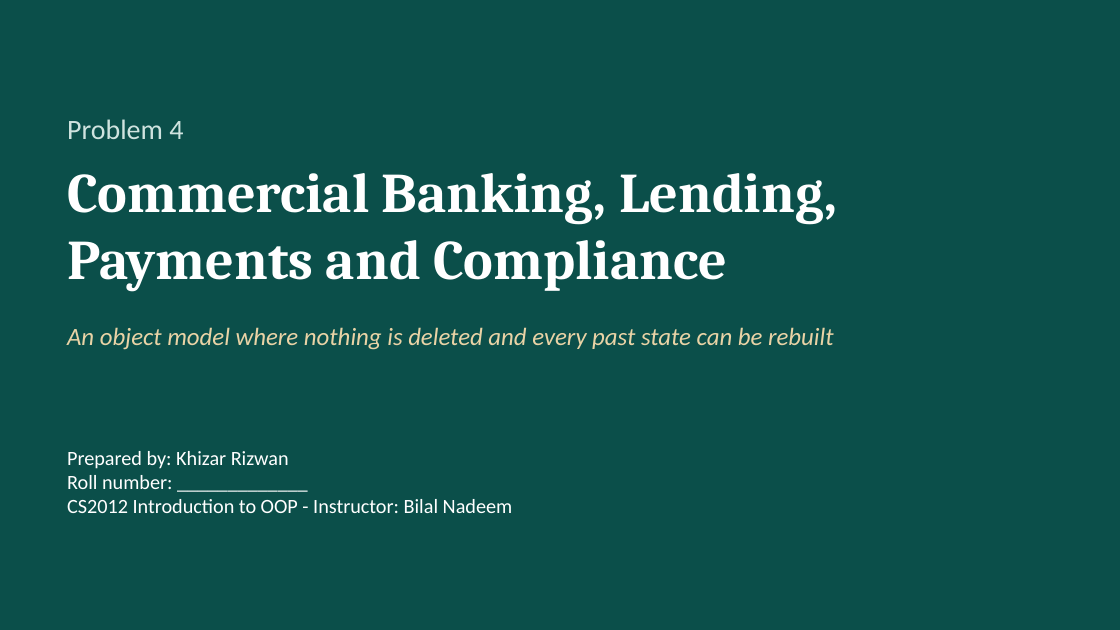
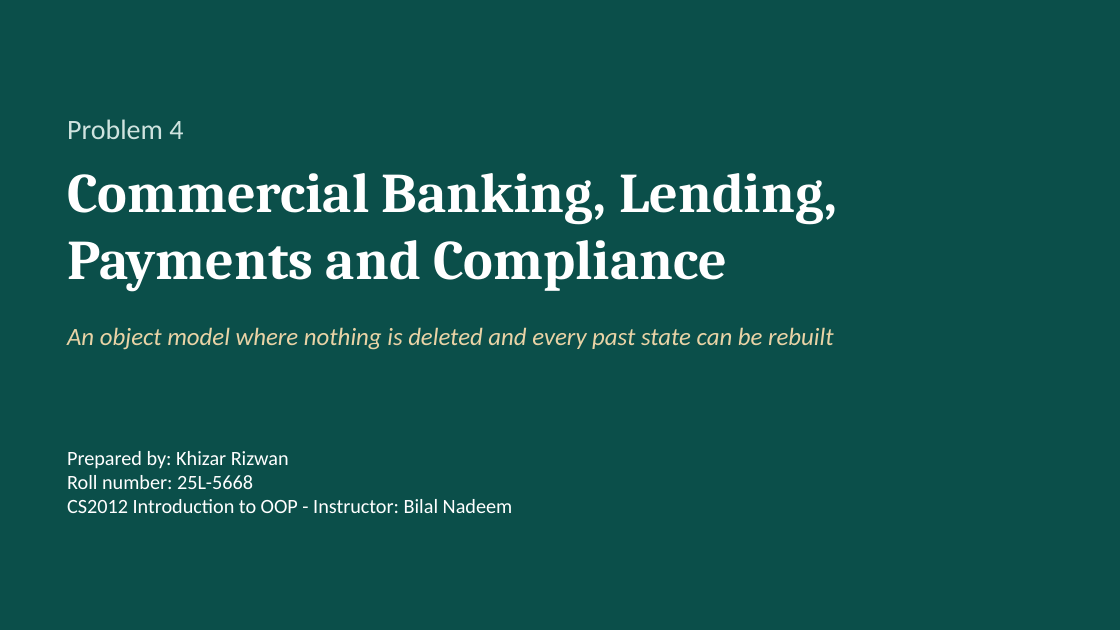
Before and after one commit to l255668-hash/commercial-banking, a slide deck: slide 1 of docs/Viva_Presentation.pptx. Drawn at 1120x630 pixels with LibreOffice and Linux fonts; fonts in the diff are those of the drawing. Boxes give left, top, right and bottom in pixels: in the first picture for what was removed or moved away, otherwise in the second. Text is boxed around its words. In the diff, an @@ line names an element or a change of style, - is before the commit and + after.

```diff
--- a/docs/Viva_Presentation.pptx
+++ b/docs/Viva_Presentation.pptx
@@ text at <box>67,475,253,489</box>: text changed @@
-Roll number: _____________
+Roll number: 25L-5668
```
Also in this commit, not shown: 12 other files.
